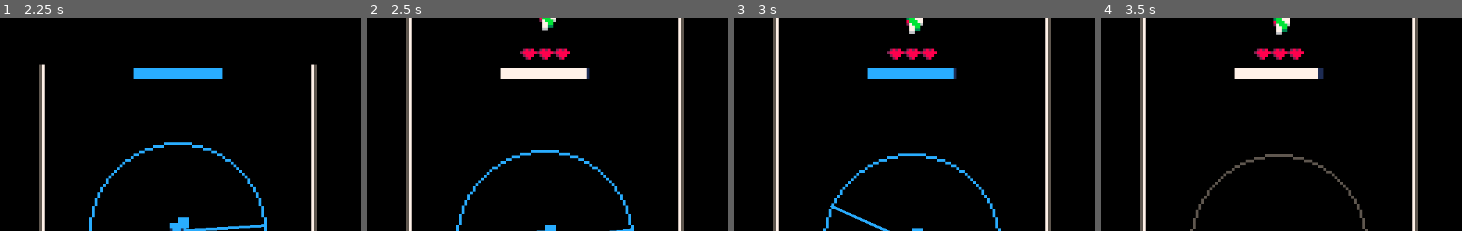
Above: before the commit, frames 1-4 (left to right).
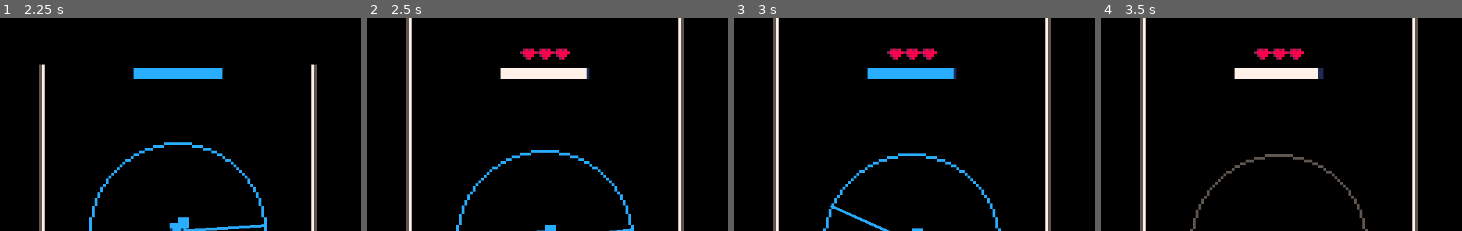
Above: after the commit, the same moments.

Repository: Flamenccio/spider-jump
Game: Godot game, scene res://scenes/main_menu.tscn
Same seed, same stepped clock (60 frames per second), same inputs: the game is played once before the commit and once after it. The engine's default icon, where the game draws it, is replaced by a stand-in: a white triangle on a blue panel in a dark square.
Inputs (mouse positions are % of the whole screen's width and height, from its top left):
- Up to frame 1 (2.25 s): click (51, 21) at 0.5 s; click (51, 62) at 1.25 s; tap Enter at 2 s; move the mouse to (75, 47) at 2.02 s; press the mouse at (75, 47) at 2.03 s; hold D (move_right) from 2.03 s (still down)
- Up to frame 2 (2.5 s): keep holding D (move_right)
- Up to frame 3 (3 s): release D (move_right) at 2.75 s; release the mouse at (75, 47) at 2.75 s; drag from (29, 58) to (51, 8) at 2.77 s
- Up to frame 4 (3.5 s): no input
The pictures show only the part of the screen within x 26-76%, y 0-50%; the shares and areas given below are measured in that part.

Frame 1 is identical in both runs. In frame 2, 0.2% of the frame differs, in the area x 47-53%, y 0-7%; in frame 3, 0.3%; in frame 4, 0.3%, in the area x 47-53%, y 0-8%.

Commit message:
improve collsion detection of level up platforms

Diff:
--- a/scenes/game.tscn
+++ b/scenes/game.tscn
@@ -32,10 +32,6 @@
 [ext_resource type="Texture2D" uid="uid://bn75rko42o47k" path="res://sprites/blinkfly_reticle-Sheet.png" id="29_suyxu"]
 [ext_resource type="Script" uid="uid://c10ujhyqm6myp" path="res://scripts/player/blinkfly_reticle.gd" id="30_sgl2t"]
 [ext_resource type="Script" uid="uid://17d65kmluvtj" path="res://scripts/player_hints.gd" id="32_wljb1"]
-[ext_resource type="PackedScene" uid="uid://c86i2lk66j4dv" path="res://scenes/level_objects/generic_item.tscn" id="33_twgab"]
-[ext_resource type="Resource" uid="uid://bdw182pwtkml6" path="res://resources/powerups/blinkfly.tres" id="34_twgab"]
-[ext_resource type="Texture2D" uid="uid://bquahomw7iykq" path="res://sprites/powerups.png" id="35_nepv3"]
-[ext_resource type="Shape2D" uid="uid://xea35tgp3ulm" path="res://resources/default_item_hitbox.tres" id="36_7025r"]
 
 [sub_resource type="RectangleShape2D" id="RectangleShape2D_eow3j"]
 size = Vector2(256, 16)
@@ -86,10 +82,6 @@
 "speed": 12.0
 }]
 
-[sub_resource type="AtlasTexture" id="AtlasTexture_ih772"]
-atlas = ExtResource("35_nepv3")
-region = Rect2(48, 0, 8, 8)
-
 [node name="Game" type="Node2D"]
 process_mode = 3
 script = ExtResource("1_264po")
@@ -233,18 +225,6 @@
 
 [node name="PlayerHints" type="Node" parent="."]
 script = ExtResource("32_wljb1")
-
-[node name="Blinkfly" parent="." instance=ExtResource("33_twgab")]
-position = Vector2(1, -90)
-_debug_item = ExtResource("34_twgab")
-_item_id = "blinkfly"
-
-[node name="@Sprite2D@29131" type="Sprite2D" parent="Blinkfly"]
-z_index = 10
-texture = SubResource("AtlasTexture_ih772")
-
-[node name="@CollisionShape2D@29132" type="CollisionShape2D" parent="Blinkfly"]
-shape = ExtResource("36_7025r")
 
 [connection signal="game_exited" from="." to="UI/PauseScreen" method="_on_pause_screen_disabled" flags=3]
 [connection signal="game_exited" from="." to="UI/TransitionWipe" method="play_enter_animation"]
--- a/scenes/level_up_platform.tscn
+++ b/scenes/level_up_platform.tscn
@@ -25,7 +25,10 @@
 sources/0 = SubResource("TileSetAtlasSource_byf52")
 
 [sub_resource type="RectangleShape2D" id="RectangleShape2D_btdyi"]
-size = Vector2(96, 30)
+size = Vector2(96, 34)
+
+[sub_resource type="RectangleShape2D" id="RectangleShape2D_y6v4l"]
+size = Vector2(96, 8)
 
 [node name="LevelUpPlatform" type="StaticBody2D"]
 collision_layer = 2
@@ -48,15 +51,23 @@
 tile_map_data = PackedByteArray("AAD6////AAALAAYAAAD7////AAALAAYAAAD8////AAALAAYAAAD9////AAALAAYAAAD+////AAALAAYAAAD/////AAALAAYAAAAAAP//AAALAAYAAAABAP//AAALAAYAAAACAP//AAALAAYAAAADAP//AAALAAYAAAAEAP//AAALAAYAAAAFAP//AAALAAYAAAA=")
 tile_set = SubResource("TileSet_btdyi")
 
-[node name="PlayerSensor" type="Area2D" parent="."]
+[node name="SecondaryTrigger" type="Area2D" parent="."]
 collision_layer = 0
 
-[node name="CollisionShape2D" type="CollisionShape2D" parent="PlayerSensor"]
-position = Vector2(0, -23)
+[node name="CollisionShape2D" type="CollisionShape2D" parent="SecondaryTrigger"]
+position = Vector2(0, -21)
 shape = SubResource("RectangleShape2D_btdyi")
+
+[node name="PlatformTrigger" type="Area2D" parent="."]
+collision_layer = 0
+
+[node name="CollisionShape2D" type="CollisionShape2D" parent="PlatformTrigger"]
+shape = SubResource("RectangleShape2D_y6v4l")
 
 [connection signal="platform_triggered" from="." to="Active" method="show"]
 [connection signal="platform_triggered" from="." to="Inactive" method="hide"]
 [connection signal="platform_triggered" from="." to="CollisionShape2D" method="set_disabled" flags=3 binds= [false]]
-[connection signal="body_entered" from="PlayerSensor" to="." method="_on_player_sensor_body_entered" flags=6]
-[connection signal="body_entered" from="PlayerSensor" to="." method="_on_player_entered" flags=6 unbinds=1]
+[connection signal="body_entered" from="SecondaryTrigger" to="." method="_on_player_enter_secondary_trigger"]
+[connection signal="body_exited" from="SecondaryTrigger" to="." method="_on_player_exit_secondary_trigger" unbinds=1]
+[connection signal="body_entered" from="PlatformTrigger" to="." method="_on_player_enter_platform_trigger"]
+[connection signal="body_exited" from="PlatformTrigger" to="." method="_on_player_exit_platform_trigger"]
--- a/scripts/level_up_platform.gd
+++ b/scripts/level_up_platform.gd
@@ -3,12 +3,49 @@
 signal platform_triggered()
 
 const _LEVEL_UP_STAMINA_RESTORE = 1.0 / 3.0
+const _MAX_TRIGGERS = 2
 
-func _on_player_entered() -> void:
-	PlayerStatsInterface.change_stat.emit(PlayerStatsInterface.STATS_STAMINA, _LEVEL_UP_STAMINA_RESTORE)
-	platform_triggered.emit()
-	GlobalFlashParticleSpawner.spawn_particle("player_level_up_text", global_position, 0.0)
+var _triggered := false
+var _triggers: int = 0
+
+"""
+For the platform to trigger, the player must completely exit the platform trigger
+(Area2D covering entire platform collider) and enter the secondary trigger
+(another Area2D covering some part above the platform collider). This ensures
+that the platform doesn't activate when the player is inside the platform.
+"""
+
+func _on_player_enter_secondary_trigger(body:Node2D) -> void:
+	if _triggered:
+		return
+	_triggers = clampi(_triggers + 1, 0, _MAX_TRIGGERS)
+	_attempt_platform_trigger(body)
 
 
-func _on_player_sensor_body_entered(body:Node2D) -> void:
-	body.call("on_level_up_platform_reached")
+
+func _on_player_exit_secondary_trigger() -> void:
+	if _triggered:
+		return
+	_triggers = clampi(_triggers - 1, 0, _MAX_TRIGGERS)
+
+
+func _on_player_enter_platform_trigger() -> void:
+	if _triggered:
+		return
+	_triggers = clampi(_triggers - 1, 0, _MAX_TRIGGERS)
+
+
+func _on_player_exit_platform_trigger(body: Node2D) -> void:
+	if _triggered:
+		return
+	_triggers = clampi(_triggers + 1, 0, _MAX_TRIGGERS)
+	_attempt_platform_trigger(body)
+
+
+func _attempt_platform_trigger(player: Node2D) -> void:
+	if _triggers >= _MAX_TRIGGERS:
+		_triggered = true
+		PlayerStatsInterface.change_stat.emit(PlayerStatsInterface.STATS_STAMINA, _LEVEL_UP_STAMINA_RESTORE)
+		platform_triggered.emit()
+		GlobalFlashParticleSpawner.spawn_particle("player_level_up_text", global_position, 0.0)
+		player.call("on_level_up_platform_reached")
Not shown: 1 places in scenes/game.tscn that only renumber resources
Not shown: 1 places in scenes/level_up_platform.tscn that only renumber resources
